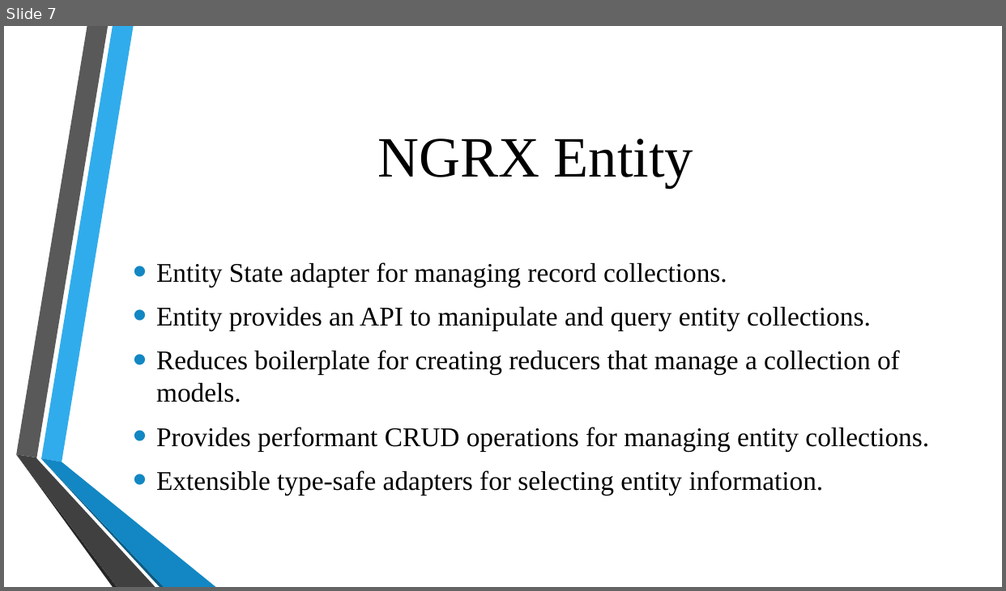
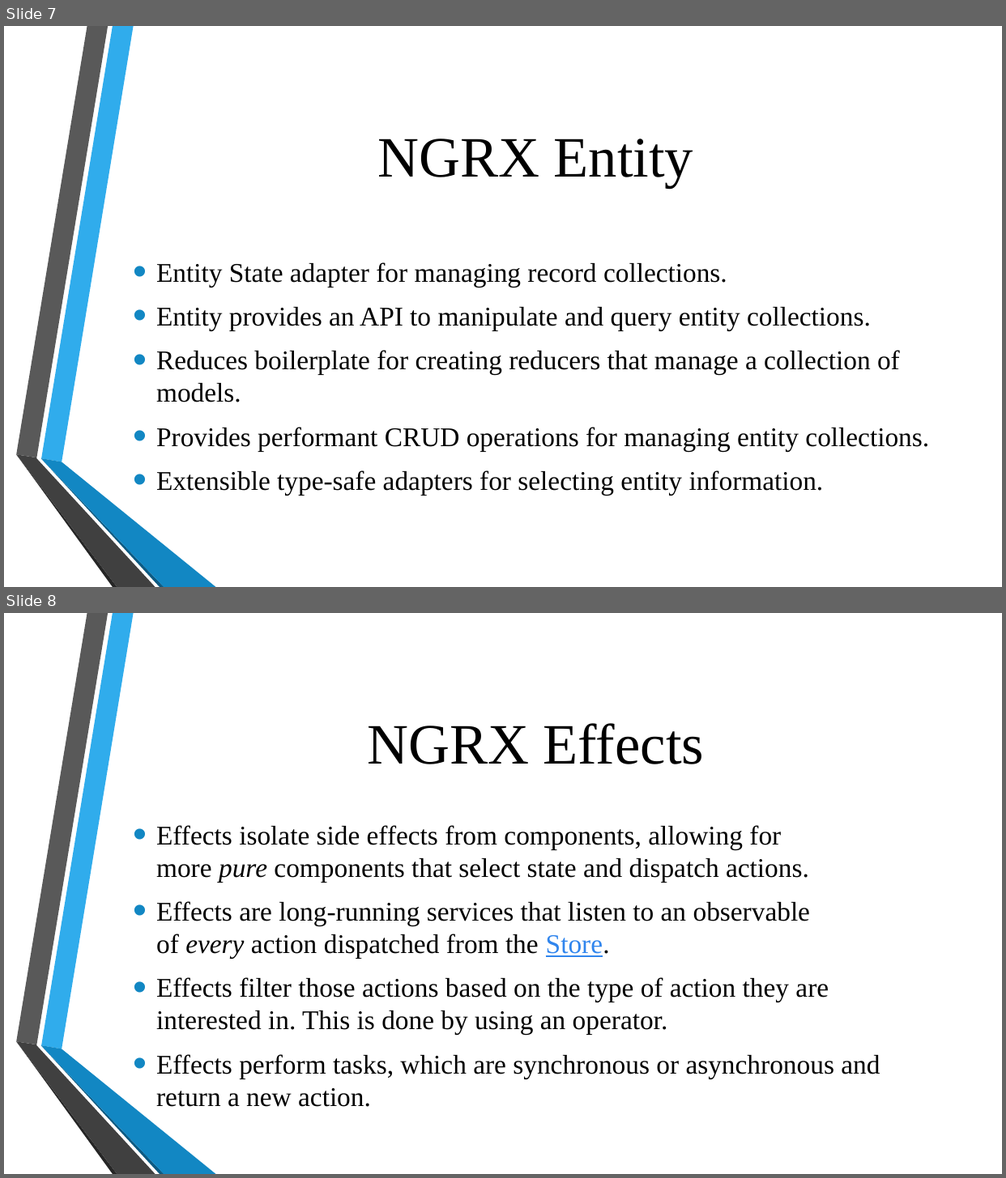
Before and after one commit to ngohungphuc/Presentation, a slide deck: NgRx/NGRX Part 2.pptx. Shown one above the other, each under a label of ours: slide 7 before the commit, slides 7 and 8 after it. The pictures are 1006x591 and 1006x1178 pixels, drawn with LibreOffice and Linux fonts; fonts in the diff are those of the drawing; background and template pictures are left out. Boxes give left, top, right and bottom in pixels: in the first picture for what was removed or moved away, otherwise in the second. Text is boxed around its words. In the diff, an @@ line names an element or a change of style, - is before the commit and + after.

Commit message:
update

```diff
--- a/NgRx/NGRX Part 2.pptx
+++ b/NgRx/NGRX Part 2.pptx
@@ slide 8 added at [4, 613, 1002, 1174], background picture (left out); not listed: 6 template elements that a slide beside it also shows @@
@@ title added at [367, 723, 704, 764], 55 pt, text #000000 @@
+NGRX Effects
@@ text added at [156, 825, 880, 1107], 26 pt, text #000000 @@
+• Effects isolate side effects from components, allowing for more pure components that select state and dispatch actions.
+• Effects are long-running services that listen to an observable of every action dispatched from the Store.
+• Effects filter those actions based on the type of action they are interested in. This is done by using an operator.
+• Effects perform tasks, which are synchronous or asynchronous and return a new action.
```
